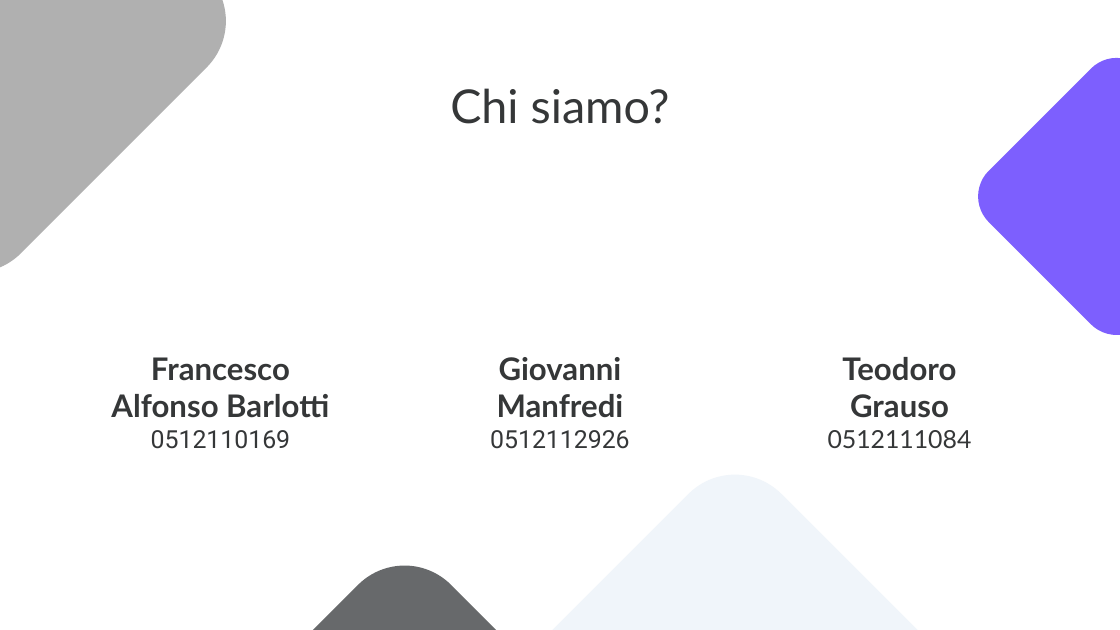
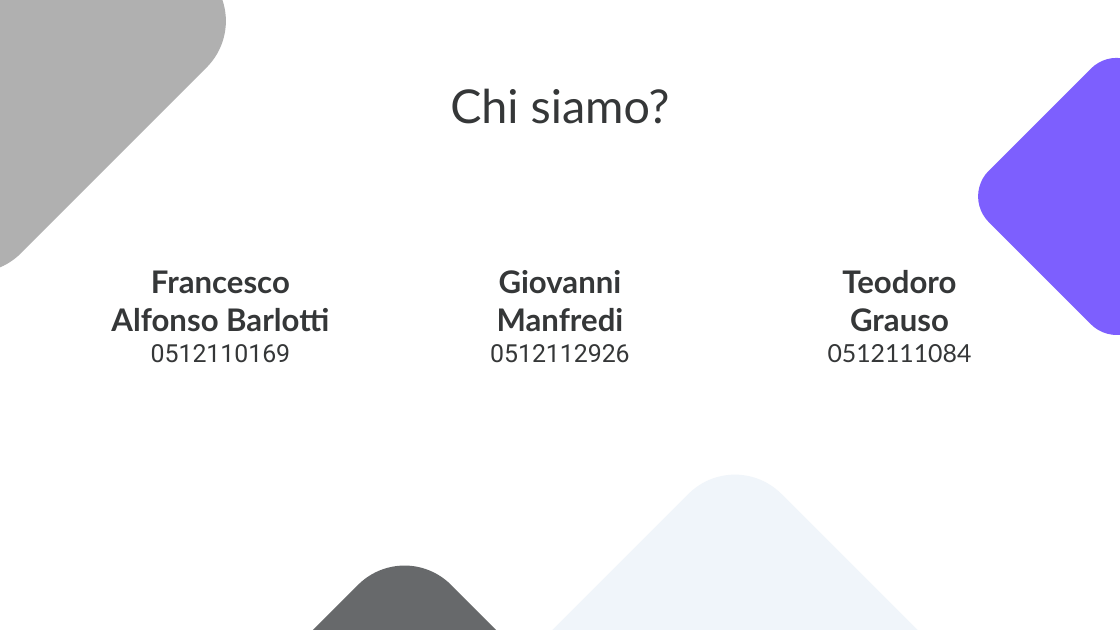
Before and after one commit to notjuary/Bookster_Classe03, a slide deck: slide 2 of DOC/Presentazione.pptx. Drawn at 1120x630 pixels with LibreOffice and Linux fonts; fonts in the diff are those of the drawing. Boxes give left, top, right and bottom in pixels: in the first picture for what was removed or moved away, otherwise in the second. Text is boxed around its words. In the diff, an @@ line names an element or a change of style, - is before the commit and + after.

```diff
--- a/DOC/Presentazione.pptx
+++ b/DOC/Presentazione.pptx
@@ 3 titles: place and size @@
-3 titles at [111, 357, 972, 449]
+3 titles at [111, 270, 972, 363]
```
Also in this commit, not shown: 6 other slides changed, 66 slides added.
